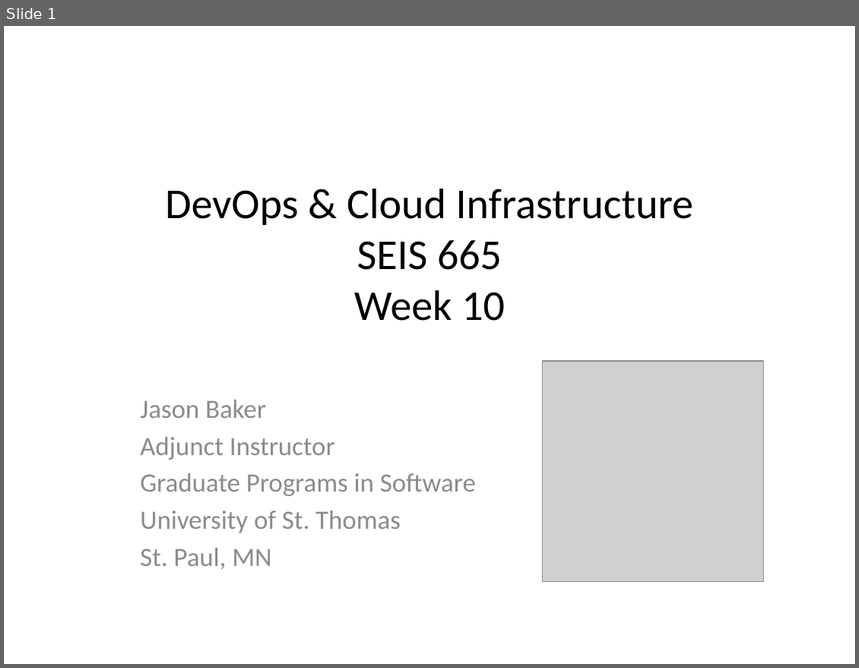
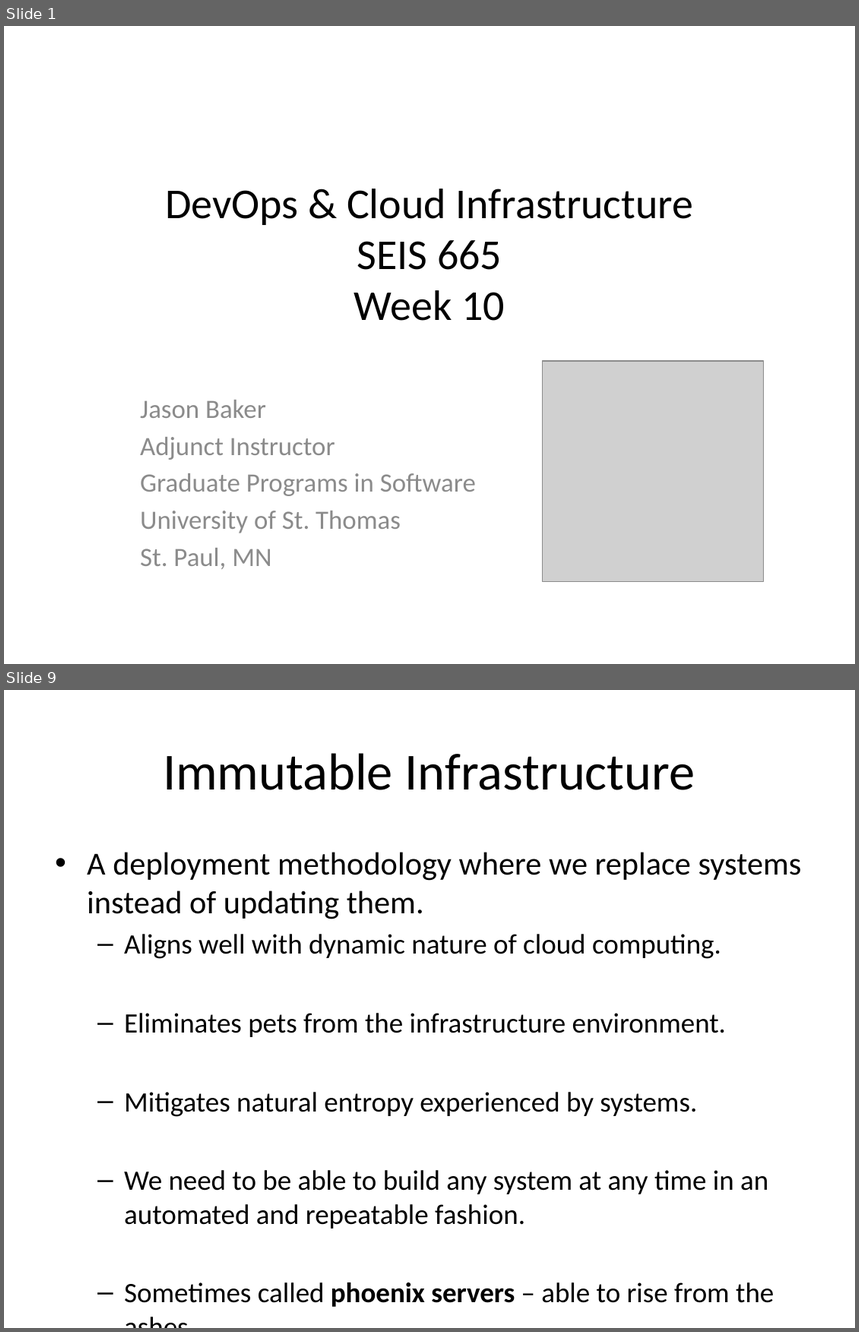
Before and after one commit to jasondbaker/infrastructure-class, a slide deck: lectures/infrastructure-week-10.pptx. Shown one above the other, each under a label of ours: slide 1 before the commit, slides 1 and 9 after it; the slides between them are not shown. The pictures are 859x668 and 859x1332 pixels, drawn with LibreOffice and Linux fonts; fonts in the diff are those of the drawing; grey boxes stand for pictures. Boxes give left, top, right and bottom in pixels: in the first picture for what was removed or moved away, otherwise in the second. Text is boxed around its words. In the diff, an @@ line names an element or a change of style, - is before the commit and + after.

```diff
--- a/lectures/infrastructure-week-10.pptx
+++ b/lectures/infrastructure-week-10.pptx
@@ slide 9 added at (4,690,855,1328), background #FFFFFF @@
@@ title added at (163,753,695,790), 44 pt, text #000000 @@
+Immutable Infrastructure
@@ text added at (87,852,802,1307), 23.8 pt, text #000000 @@
+• A deployment methodology where we replace systems instead of updating them.
+  – Aligns well with dynamic nature of cloud computing.
+  – Eliminates pets from the infrastructure environment.
+  – Mitigates natural entropy experienced by systems.
+  – We need to be able to build any system at any time in an automated and repeatable fashion.
+  – Sometimes called phoenix servers – able to rise from the ashes.
```
Also in this commit, not shown: 1 slide changed, 10 other slides added, 1 other file.
